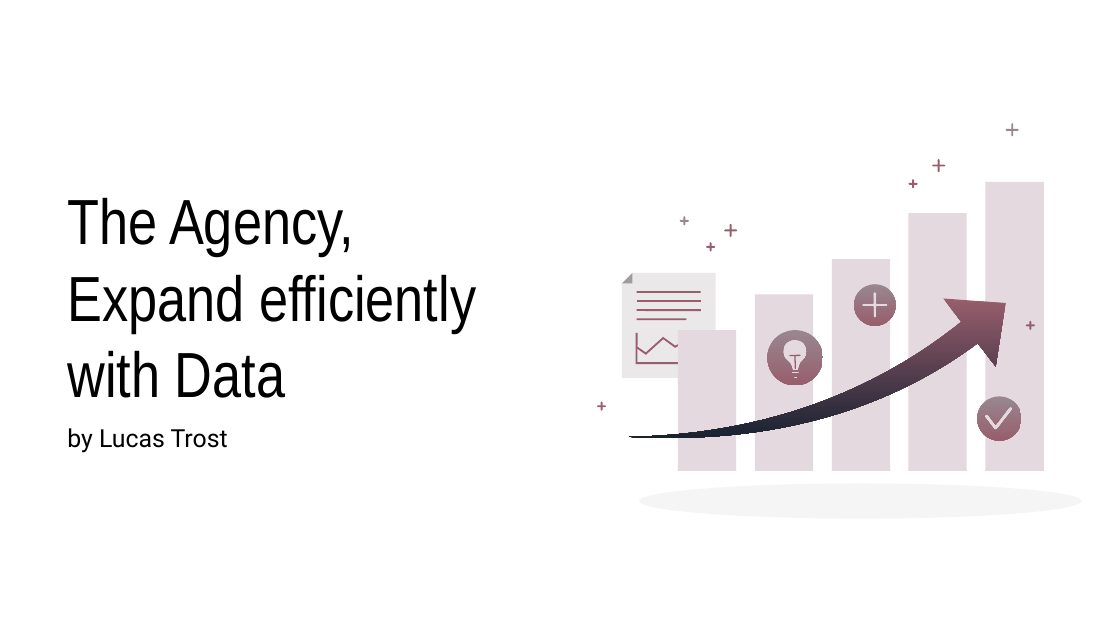
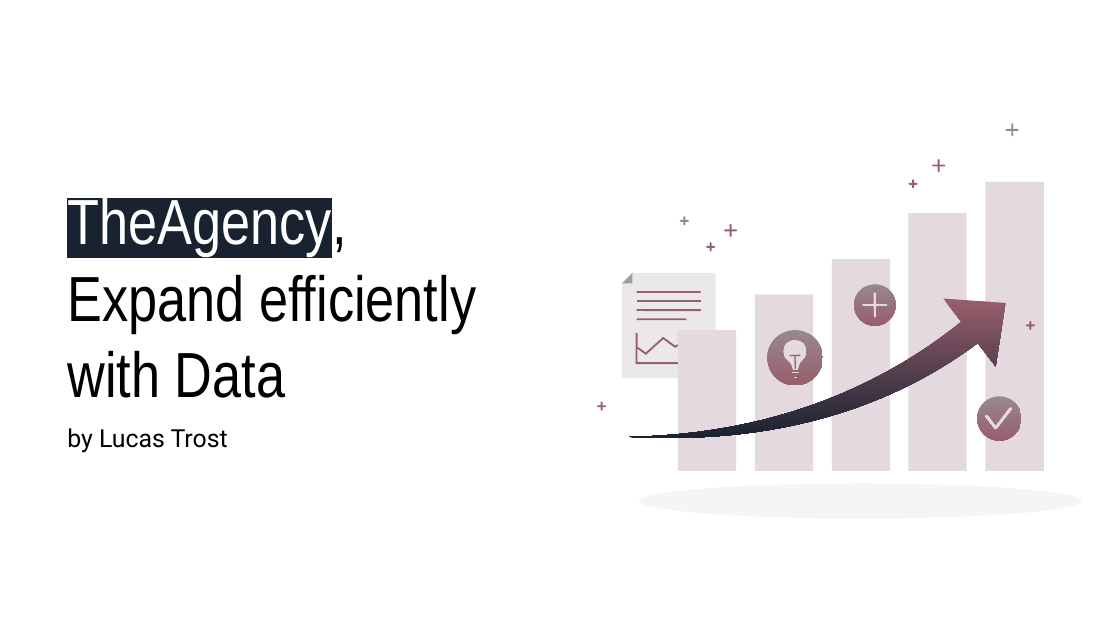
Before and after one commit to LucasTrost/Ironhack-MidBootProject, a slide deck: slide 1 of MidBootProj-Slides-Lucas.pptx. Drawn at 1120x630 pixels with LibreOffice and Linux fonts; fonts in the diff are those of the drawing. Boxes give left, top, right and bottom in pixels: in the first picture for what was removed or moved away, otherwise in the second. Text is boxed around its words. In the diff, an @@ line names an element or a change of style, - is before the commit and + after.

```diff
--- a/MidBootProj-Slides-Lucas.pptx
+++ b/MidBootProj-Slides-Lucas.pptx
@@ title at [67,193,346,256]: text changed; text colour #000000 to #FFFFFF @@
-The Agency,
+TheAgency,
```
Also in this commit, not shown: 2 other slides changed, 1 slide added.
